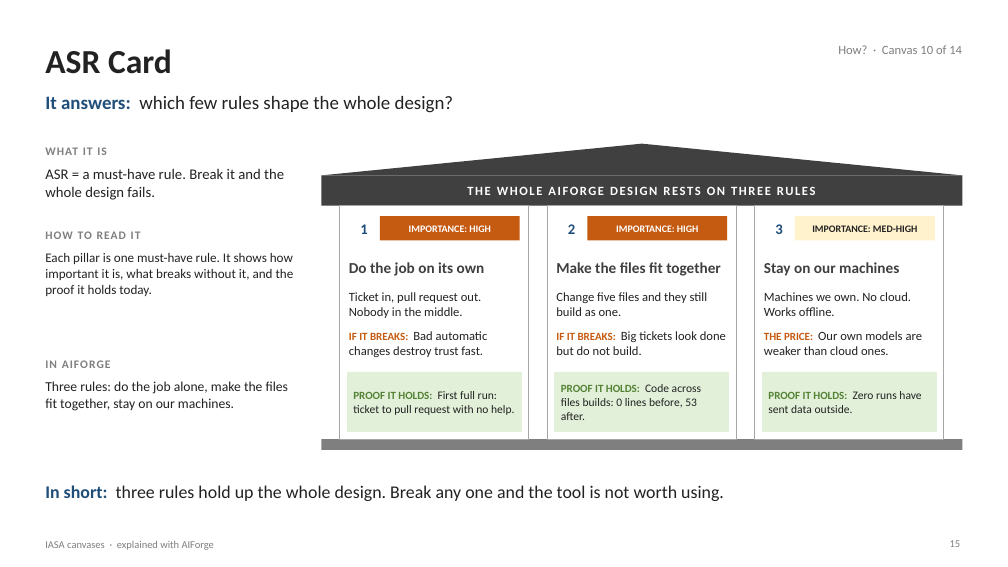
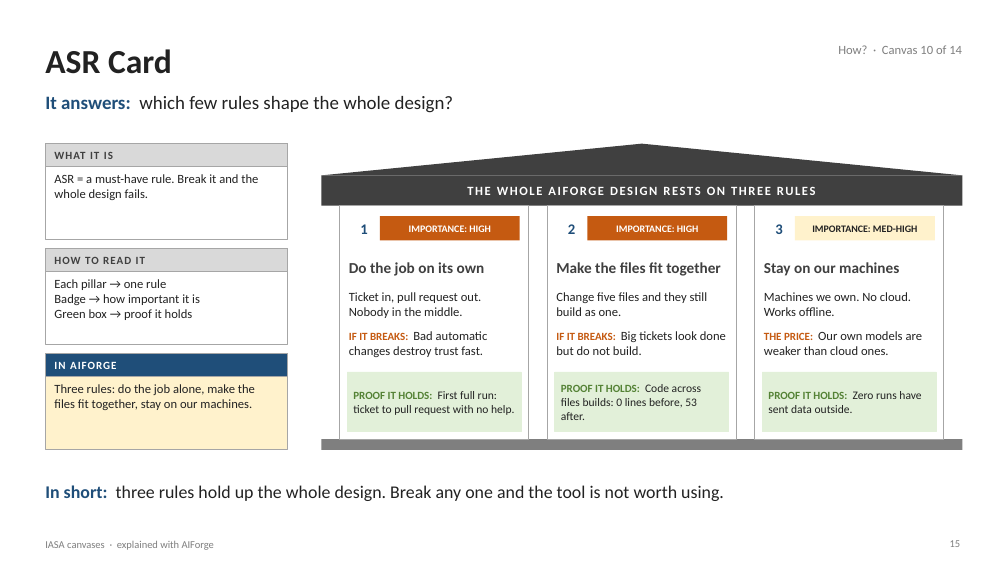
Before and after one commit to Manikanta-Reddy-Pasala/tools, a slide deck: slide 15 of course/iasa-aiforge/IASA-Canvases-with-AIForge.pptx. Drawn at 1008x567 pixels with LibreOffice and Linux fonts; fonts in the diff are those of the drawing. Boxes give left, top, right and bottom in pixels: in the first picture for what was removed or moved away, otherwise in the second. Text is boxed around its words. In the diff, an @@ line names an element or a change of style, - is before the commit and + after.

```diff
--- a/course/iasa-aiforge/IASA-Canvases-with-AIForge.pptx
+++ b/course/iasa-aiforge/IASA-Canvases-with-AIForge.pptx
@@ rectangle added at (x1=45, y1=144, x2=287, y2=240), fill #FFFFFF, outline #A6A6A6 0.75 pt @@
@@ rectangle added at (x1=45, y1=144, x2=287, y2=166), fill #D9D9D9, outline #A6A6A6 0.75 pt @@
@@ text "WHAT IT IS" moved from (x1=45, y1=147, x2=107, y2=155) to (x1=54, y1=152, x2=113, y2=159) @@
@@ text "WHAT IT IS" at (x1=54, y1=152, x2=113, y2=159): size 11 to 10.5 pt, text colour #7F7F7F to #404040; vertical alignment top to middle @@
@@ text "ASR = a must-have rule. ..." moved from (x1=45, y1=168, x2=284, y2=200) to (x1=54, y1=174, x2=258, y2=200) @@
@@ text "ASR = a must-have rule. ..." at (x1=54, y1=174, x2=258, y2=200): size 14 to 12 pt @@
@@ rectangle added at (x1=45, y1=249, x2=287, y2=345), fill #FFFFFF, outline #A6A6A6 0.75 pt @@
@@ rectangle added at (x1=45, y1=249, x2=287, y2=271), fill #D9D9D9, outline #A6A6A6 0.75 pt @@
@@ text "HOW TO READ IT" at (x1=54, y1=257, x2=145, y2=264): size 11 to 10.5 pt, text colour #7F7F7F to #404040; vertical alignment top to middle @@
@@ text "HOW TO READ IT" moved from (x1=45, y1=231, x2=141, y2=239) to (x1=54, y1=257, x2=145, y2=264) @@
@@ text at (x1=54, y1=279, x2=200, y2=320): text changed; size 12.5 to 12 pt @@
-Each pillar is one must-have rule. It shows how important it is, what breaks without it, and the proof it holds today.
+Each pillar → one rule
+Badge → how important it is
+Green box → proof it holds
@@ rectangle added at (x1=45, y1=354, x2=287, y2=450), fill #FFF2CC, outline #A6A6A6 0.75 pt @@
@@ rectangle added at (x1=45, y1=354, x2=287, y2=377), fill #1F4E79, outline #A6A6A6 0.75 pt @@
@@ text "IN AIFORGE" moved from (x1=45, y1=360, x2=111, y2=368) to (x1=54, y1=361, x2=116, y2=369) @@
@@ text "IN AIFORGE" at (x1=54, y1=361, x2=116, y2=369): size 11 to 10.5 pt, text colour #7F7F7F to #FFFFFF; vertical alignment top to middle @@
@@ text "Three rules: do the job ..." moved from (x1=45, y1=381, x2=288, y2=411) to (x1=54, y1=384, x2=255, y2=410) @@
@@ text "Three rules: do the job ..." at (x1=54, y1=384, x2=255, y2=410): size 13 to 12 pt @@
```
Also in this commit, not shown: 13 other slides changed, 2 other files.
